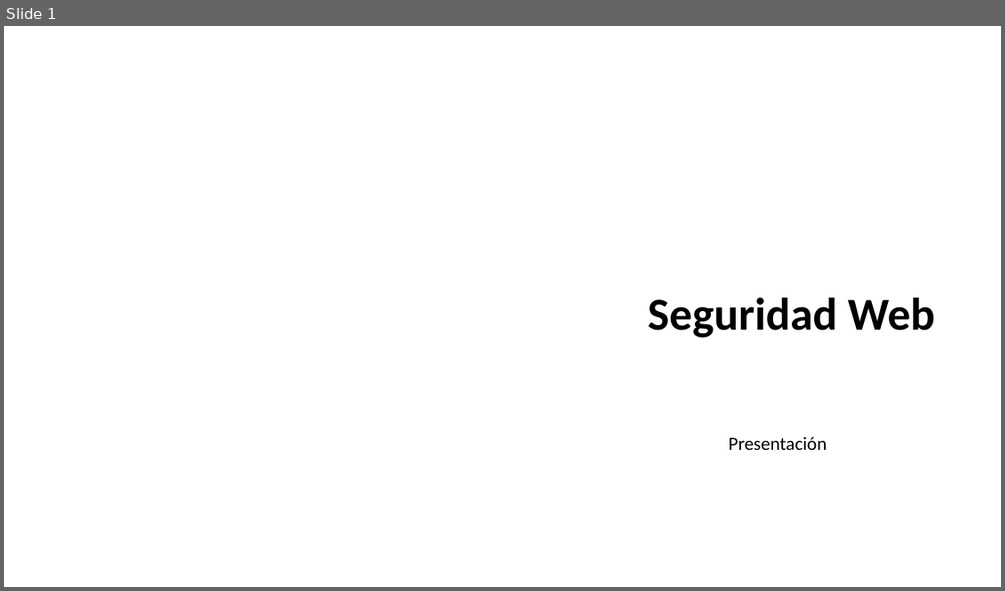
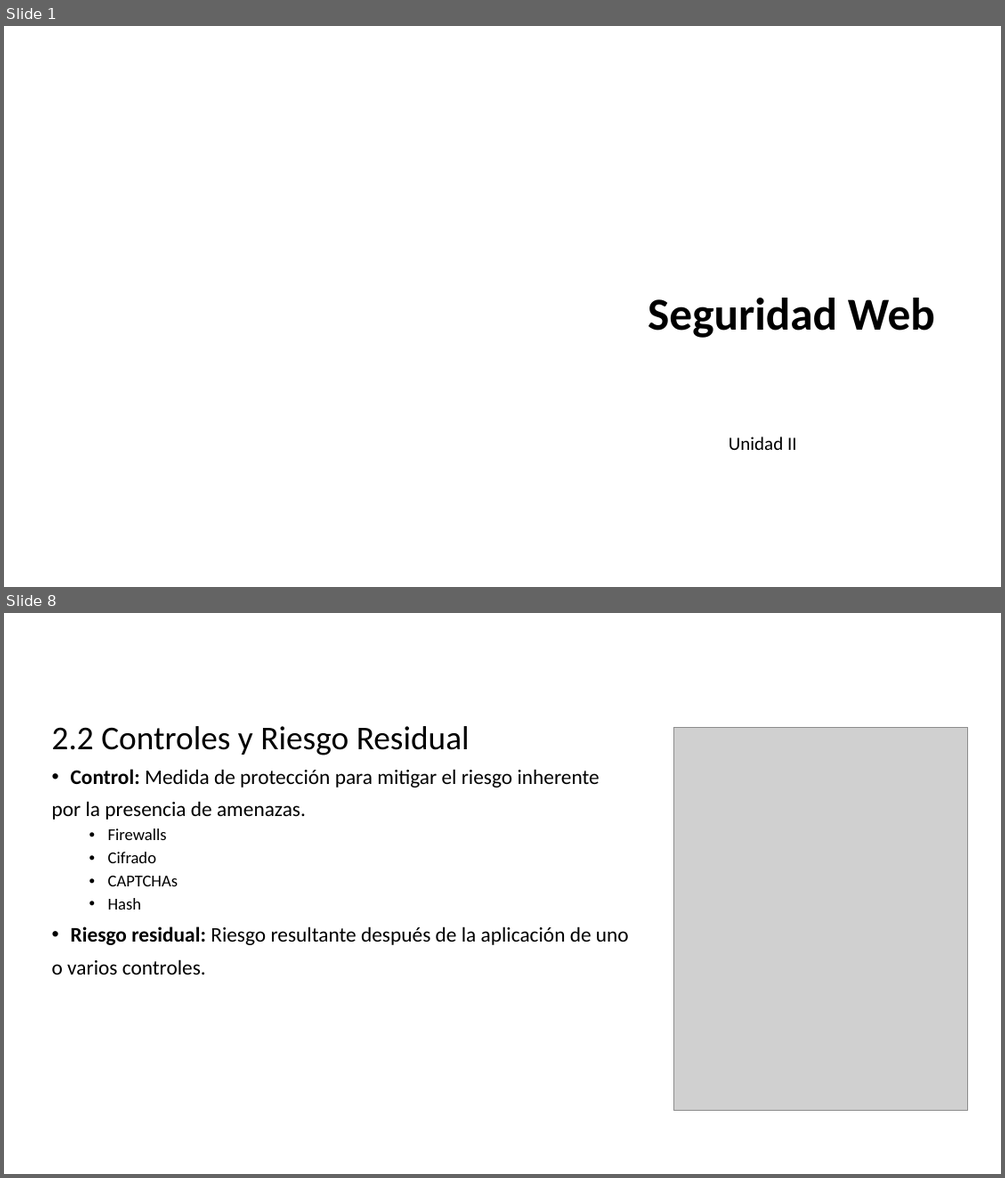
Before and after one commit to dcevallossalas/ITQ, a slide deck: Clases/Unidad2.pptx. Shown one above the other, each under a label of ours: slide 1 before the commit, slides 1 and 8 after it; the slides between them are not shown. The pictures are 1005x591 and 1005x1178 pixels, drawn with LibreOffice and Linux fonts; fonts in the diff are those of the drawing; grey boxes stand for pictures; background and template pictures are left out. Boxes give left, top, right and bottom in pixels: in the first picture for what was removed or moved away, otherwise in the second. Text is boxed around its words. In the diff, an @@ line names an element or a change of style, - is before the commit and + after.

Commit message:
Unidad 2
Unidad 2

```diff
--- a/Clases/Unidad2.pptx
+++ b/Clases/Unidad2.pptx
@@ slide 8 added at box(4, 613, 1001, 1174), background picture (left out) @@
@@ title added at box(52, 726, 469, 755), 32 pt, text #000000 @@
+2.2 Controles y Riesgo Residual
@@ picture added at box(674, 728, 968, 1111) @@
@@ text added at box(52, 769, 629, 974), 20 pt, text #000000 @@
+• Control: Medida de protección para mitigar el riesgo inherente
+por la presencia de amenazas.
+  • Firewalls
+  • Cifrado
+  • CAPTCHAs
+  • Hash
+• Riesgo residual: Riesgo resultante después de la aplicación de uno
+o varios controles.
@@ slide 1 changed as well @@
@@ text at box(728, 436, 797, 450): text changed @@
-Presentación
+Unidad II
```
Also in this commit, not shown: 11 other slides added, 1 slide removed, 5 other files.
